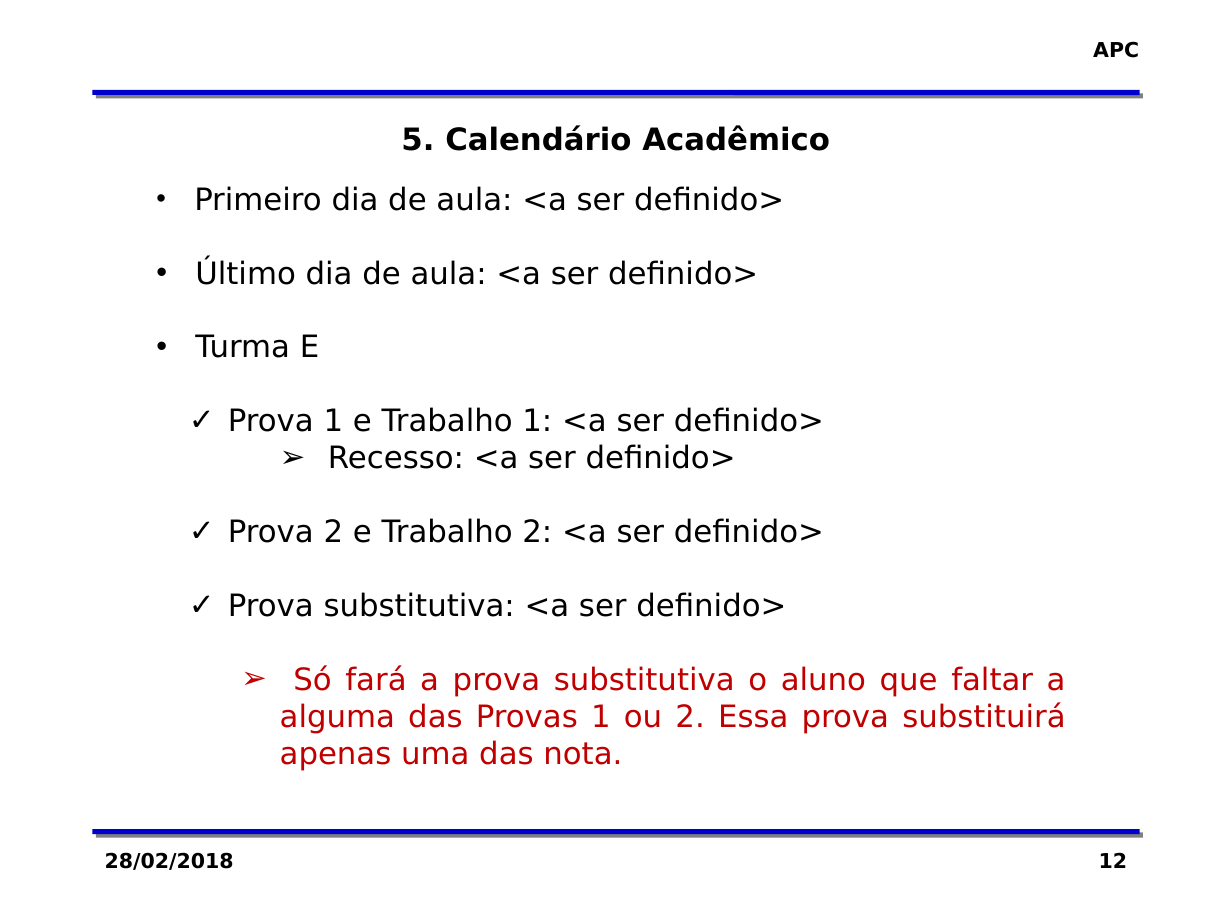
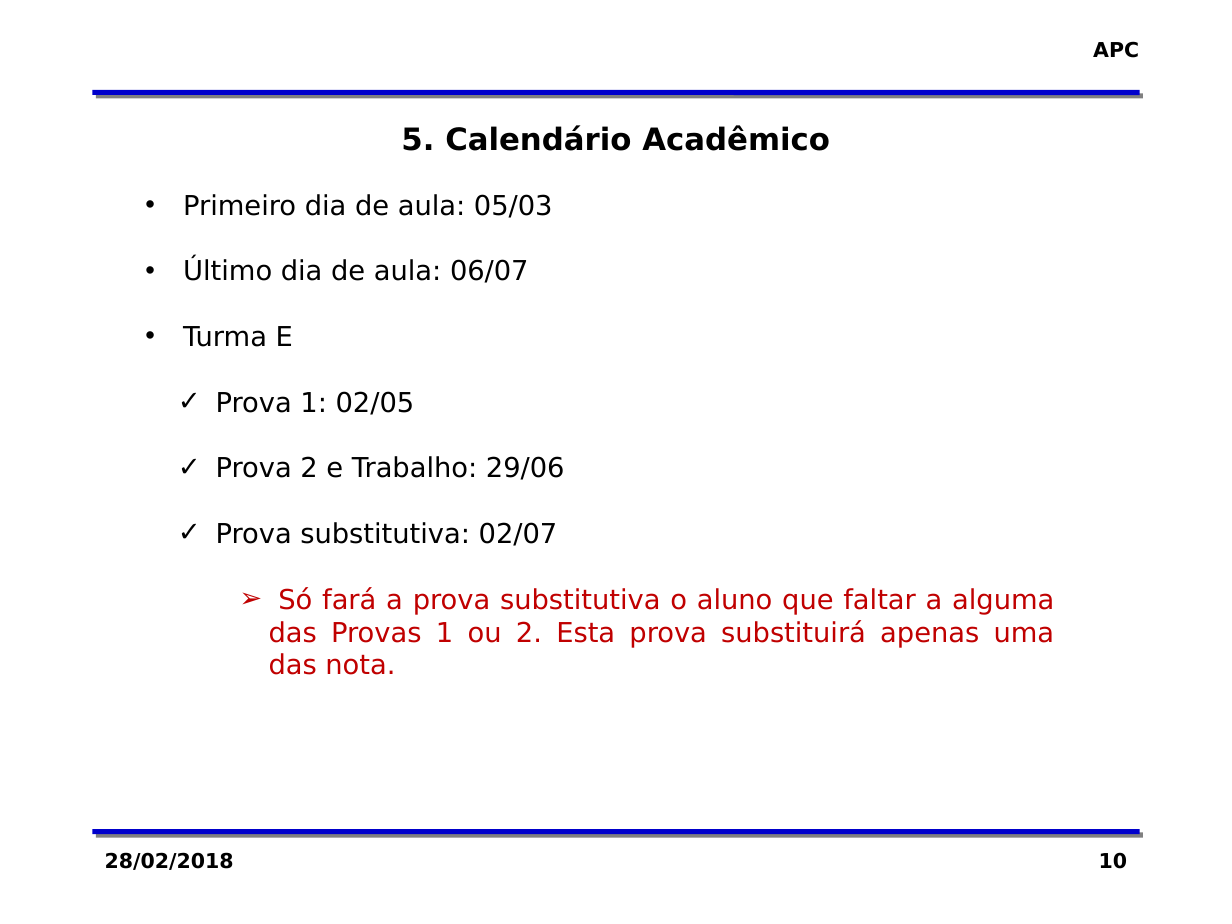
Before and after one commit to zaghetto/Algoritmos, a slide deck: slide 10 of MÓDULOS DE AULA/Módulo 00 - Apresentação da Disciplina_GERAL.pptx (slide 12 before the commit). Drawn at 1232x924 pixels with LibreOffice and Linux fonts; fonts in the diff are those of the drawing; background and template pictures are left out. Boxes give left, top, right and bottom in pixels: in the first picture for what was removed or moved away, otherwise in the second. Text is boxed around its words. In the diff, an @@ line names an element or a change of style, - is before the commit and + after.

```diff
--- a/MÓDULOS DE AULA/Módulo 00 - Apresentação da Disciplina_GERAL.pptx
+++ b/MÓDULOS DE AULA/Módulo 00 - Apresentação da Disciplina_GERAL.pptx
@@ text "Primeiro dia de aula: 05/03": place and size @@
-text "Primeiro dia de aula: 05/03" at [194, 186, 1066, 771]
+text "Primeiro dia de aula: 05/03" at [183, 194, 1055, 675]
@@ text at [183, 194, 553, 283]: text changed; size 18 to 16 pt @@
-• Primeiro dia de aula: <a ser definido>
-• Último dia de aula: <a ser definido>
+• Primeiro dia de aula: 05/03
+• Último dia de aula: 06/07
@@ text at [183, 326, 293, 347]: size 18 to 16 pt in "Turma E" @@
@@ text at [216, 391, 1055, 675]: text changed; size 18 to 16 pt; text colour #000000 to #C00000 @@
-  ✓ Prova 1 e Trabalho 1: <a ser definido>
-    ➢ Recesso: <a ser definido>
-  ✓ Prova 2 e Trabalho 2: <a ser definido>
-  ✓ Prova substitutiva: <a ser definido>
-    ➢ Só fará a prova substitutiva o aluno que faltar a alguma das Provas 1 ou 2. Essa prova substituirá apenas uma das nota.
+  ✓ Prova 1: 02/05
+  ✓ Prova 2 e Trabalho: 29/06
+  ✓ Prova substitutiva: 02/07
+    ➢ Só fará a prova substitutiva o aluno que faltar a alguma das Provas 1 ou 2. Esta prova substituirá apenas uma das nota.
@@ page number at [1099, 852, 1127, 869]: text changed @@
-12
+10
```
Also in this commit, not shown: 6 other slides changed, 2 slides removed.
